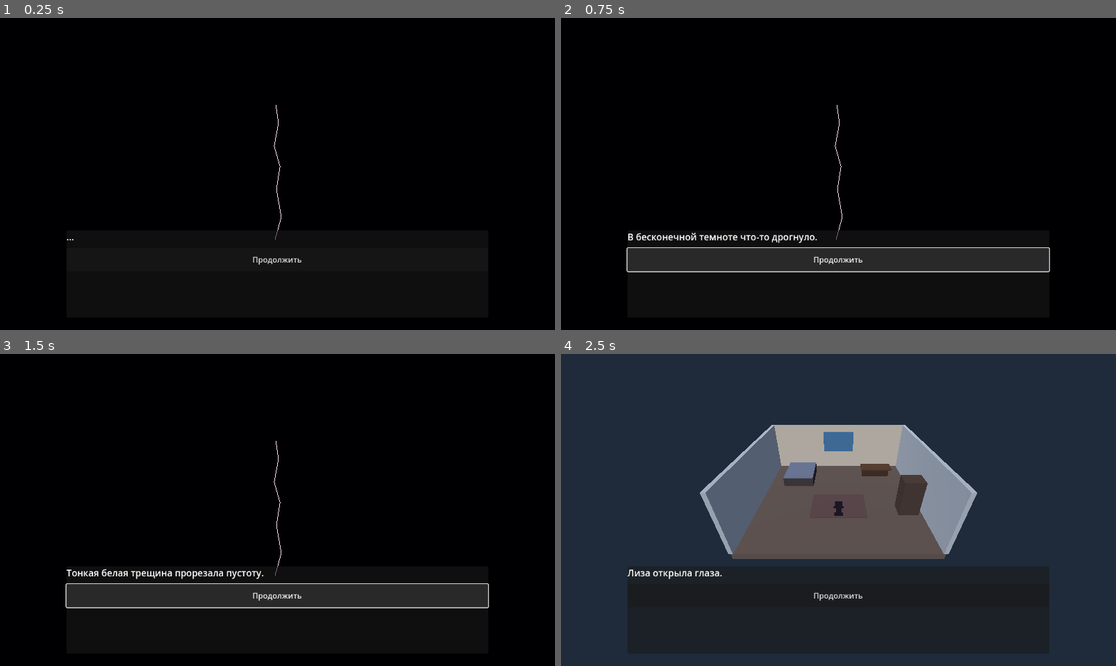
Above: before the commit, frames 1-4 (two rows, left to right).
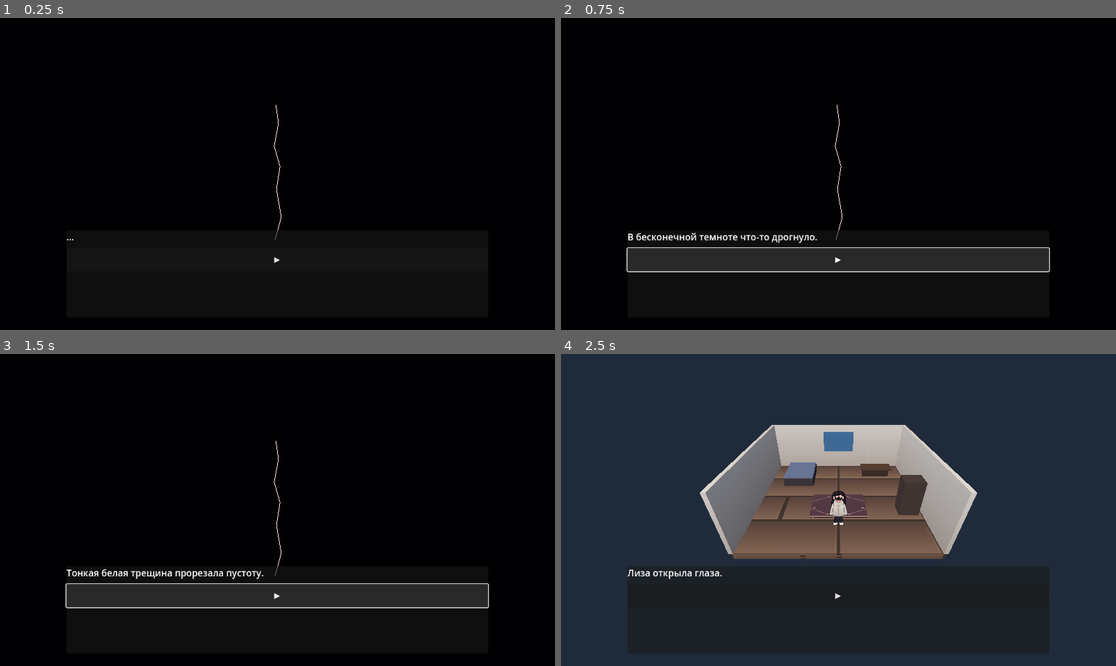
Above: after the commit, the same moments.

Repository: filuiss742-stack/Rift
Game: Godot game, scene res://scenes/main.tscn
Two runs of this game, one before a commit and one after it. Both use one fixed random seed, a clock stepped at 60 frames per second and the inputs below.
Inputs:
- Up to frame 1 (0.25 s): no input
- Up to frame 2 (0.75 s): click "Продолжить" (after the commit: "▶") at 0.5 s
- Up to frame 3 (1.5 s): tap Enter at 1.25 s; hold D (move_right) from 1.28 s (still down); hold E (interact) from 1.28 s (still down)
- Up to frame 4 (2.5 s): tap Space at 1.52, 2, 2.27 s; release D (move_right) at 2.03 s; release E (interact) at 2.03 s; hold S (move_back) from 2.03 s (still down); tap E (interact) at 2.1 s

The runs differ from the first frame. In frame 1, less than 0.1% of the frame differs, in the area x 45-55%, y 76-80%; in frame 2, less than 0.1%; in frame 3, less than 0.1%; in frame 4, 8.2%, in the area x 25-75%, y 22-80%.

Commit message:
Use authored SVG materials, directional character sprites and icon touch controls

Diff:
--- a/scripts/prologue/prologue.gd
+++ b/scripts/prologue/prologue.gd
@@ -15,6 +15,14 @@
 var prompt_label: Label
 var interact_button: Button
 var touch_vector := Vector2.ZERO
+var touch_up := false
+var touch_down := false
+var touch_left := false
+var touch_right := false
+var player_sprite: Sprite3D
+var sprite_front: Texture2D
+var sprite_back: Texture2D
+var sprite_side: Texture2D
 var nearby: Area3D
 var inspected := {}
 var current_phase := "void"
@@ -42,6 +50,7 @@
 	else:
 		player.velocity.y = 0.0
 	player.move_and_slide()
+	_update_player_sprite(direction)
 	_update_nearby()
 
 func _unhandled_input(event: InputEvent) -> void:
@@ -86,7 +95,7 @@
 	column.add_child(story_label)
 	story_button = Button.new()
 	story_button.custom_minimum_size = Vector2(0, 48)
-	story_button.text = "Продолжить"
+	story_button.text = "▶"
 	story_button.pressed.connect(_advance_story)
 	column.add_child(story_button)
 
@@ -100,11 +109,15 @@
 	root.add_child(prompt_label)
 
 	interact_button = Button.new()
-	interact_button.text = "Осмотреть / взаимодействовать"
-	interact_button.anchor_left = 0.62
-	interact_button.anchor_right = 0.97
-	interact_button.anchor_top = 0.84
-	interact_button.anchor_bottom = 0.94
+	interact_button.text = "✦"
+	interact_button.tooltip_text = "Взаимодействовать"
+	interact_button.custom_minimum_size = Vector2(76, 76)
+	interact_button.anchor_left = 0.82
+	interact_button.anchor_right = 0.98
+	interact_button.anchor_top = 0.79
+	interact_button.anchor_bottom = 0.97
+	interact_button.add_theme_font_size_override("font_size", 34)
+	_style_icon_button(interact_button, 38)
 	interact_button.pressed.connect(_interact)
 	root.add_child(interact_button)
 
@@ -118,11 +131,11 @@
 	pad.add_theme_constant_override("v_separation", 5)
 	root.add_child(pad)
 	_add_pad_spacer(pad)
-	_add_pad_button(pad, "↑", Vector2(0, -1))
+	_add_pad_button(pad, "▲", Vector2(0, -1))
 	_add_pad_spacer(pad)
-	_add_pad_button(pad, "←", Vector2(-1, 0))
-	_add_pad_button(pad, "↓", Vector2(0, 1))
-	_add_pad_button(pad, "→", Vector2(1, 0))
+	_add_pad_button(pad, "◀", Vector2(-1, 0))
+	_add_pad_button(pad, "▼", Vector2(0, 1))
+	_add_pad_button(pad, "▶", Vector2(1, 0))
 
 	_set_game_ui(false)
 
@@ -134,13 +147,49 @@
 func _add_pad_button(parent: GridContainer, caption: String, axis: Vector2) -> void:
 	var button := Button.new()
 	button.text = caption
-	button.custom_minimum_size = Vector2(48, 42)
-	button.button_down.connect(func() -> void: touch_vector = axis)
-	button.button_up.connect(func() -> void:
-		if touch_vector == axis:
-			touch_vector = Vector2.ZERO
+	button.tooltip_text = "Движение"
+	button.custom_minimum_size = Vector2(58, 54)
+	button.add_theme_font_size_override("font_size", 27)
+	_style_icon_button(button, 29)
+	button.button_down.connect(_set_touch_direction.bind(axis, true))
+	button.button_up.connect(_set_touch_direction.bind(axis, false))
+	parent.add_child(button)
+
+func _style_icon_button(button: Button, font_size: int) -> void:
+	var normal := StyleBoxFlat.new()
+	normal.bg_color = Color(0.055, 0.075, 0.11, 0.82)
+	normal.border_color = Color(0.72, 0.76, 0.86, 0.62)
+	normal.set_border_width_all(2)
+	normal.set_corner_radius_all(22)
+	normal.shadow_color = Color(0, 0, 0, 0.28)
+	normal.shadow_size = 5
+	button.add_theme_stylebox_override("normal", normal)
+	var pressed := normal.duplicate() as StyleBoxFlat
+	pressed.bg_color = Color(0.34, 0.19, 0.29, 0.94)
+	pressed.border_color = Color(1.0, 0.66, 0.75, 0.95)
+	button.add_theme_stylebox_override("pressed", pressed)
+	var hover := normal.duplicate() as StyleBoxFlat
+	hover.bg_color = Color(0.14, 0.17, 0.24, 0.94)
+	button.add_theme_stylebox_override("hover", hover)
+	button.add_theme_color_override("font_color", Color(0.98, 0.95, 0.93))
+	button.add_theme_color_override("font_pressed_color", Color(1.0, 0.78, 0.82))
+	button.add_theme_font_size_override("font_size", font_size)
+
+func _set_touch_direction(axis: Vector2, pressed: bool) -> void:
+	if axis.y < 0.0:
+		touch_up = pressed
+	elif axis.y > 0.0:
+		touch_down = pressed
+	elif axis.x < 0.0:
+		touch_left = pressed
+	elif axis.x > 0.0:
+		touch_right = pressed
+	touch_vector = Vector2(
+		float(touch_right) - float(touch_left),
+		float(touch_down) - float(touch_up)
 	)
-	parent.add_child(button)
+	if touch_vector.length() > 1.0:
+		touch_vector = touch_vector.normalized()
 
 func _set_game_ui(enabled: bool) -> void:
 	story_panel.visible = not enabled
@@ -237,17 +286,17 @@
 	sun.light_energy = 1.0
 	add_child(sun)
 
-	_box("Floor", Vector3(0, -0.2, 0), Vector3(12, 0.4, 12), Color(0.34, 0.29, 0.27), true)
-	_box("Back wall", Vector3(0, 2.0, -6), Vector3(12, 4, 0.25), Color(0.72, 0.68, 0.62), true)
-	_box("Left wall", Vector3(-6, 2.0, 0), Vector3(0.25, 4, 12), Color(0.62, 0.65, 0.68), true)
-	_box("Right wall", Vector3(6, 2.0, 0), Vector3(0.25, 4, 12), Color(0.62, 0.65, 0.68), true)
+	_box("Floor", Vector3(0, -0.2, 0), Vector3(12, 0.4, 12), Color.WHITE, true, "res://assets/textures/wood_floor.svg")
+	_box("Back wall", Vector3(0, 2.0, -6), Vector3(12, 4, 0.25), Color.WHITE, true, "res://assets/textures/wallpaper.svg")
+	_box("Left wall", Vector3(-6, 2.0, 0), Vector3(0.25, 4, 12), Color.WHITE, true, "res://assets/textures/wallpaper.svg")
+	_box("Right wall", Vector3(6, 2.0, 0), Vector3(0.25, 4, 12), Color.WHITE, true, "res://assets/textures/wallpaper.svg")
 	_box("Window glow", Vector3(0, 2.5, -5.82), Vector3(2.8, 1.8, 0.04), Color(0.24, 0.42, 0.58), false)
 	_box("Bed base", Vector3(-3.4, 0.35, -3.3), Vector3(2.5, 0.7, 3.2), Color(0.22, 0.19, 0.2), true)
 	_box("Bed blanket", Vector3(-3.4, 0.76, -3.3), Vector3(2.45, 0.12, 3.1), Color(0.38, 0.42, 0.52), false)
 	_box("Desk", Vector3(3.4, 0.85, -3.7), Vector3(2.7, 0.15, 1.2), Color(0.30, 0.20, 0.14), true)
 	_box("Desk legs", Vector3(3.4, 0.4, -3.7), Vector3(2.45, 0.8, 0.12), Color(0.22, 0.15, 0.11), true)
 	_box("Wardrobe", Vector3(4.9, 1.25, 1.8), Vector3(1.4, 2.5, 1.2), Color(0.25, 0.19, 0.17), true)
-	_box("Rug", Vector3(0, 0.015, 1.2), Vector3(4.0, 0.03, 3.0), Color(0.32, 0.24, 0.25), false)
+	_box("Rug", Vector3(0, 0.015, 1.2), Vector3(4.0, 0.03, 3.0), Color.WHITE, false, "res://assets/textures/rug.svg")
 
 	_add_interactable("Phone", "Телефон", Vector3(3.2, 1.12, -3.7), "На экране несколько обычных уведомлений. Ничего необычного. Мир продолжает жить своей жизнью.", "phone")
 	_add_interactable("Mirror", "Зеркало", Vector3(5.2, 1.4, -0.3), "В отражении — уставшая девушка. На мгновение кажется, что отражение моргнуло чуть позже. Наверное, показалось.", "mirror")
@@ -267,11 +316,16 @@
 	collision.position.y = 0.78
 	player.add_child(collision)
 	var sprite := Sprite3D.new()
-	sprite.name = "TEMP_REPLACE_WITH_APPROVED_2D_SPRITES"
-	sprite.texture = _make_placeholder_texture()
-	sprite.pixel_size = 0.018
-	sprite.billboard = BaseMaterial3D.BILLBOARD_DISABLED
-	sprite.position.y = 0.95
+	sprite.name = "LisaDirectional2DSprite"
+	sprite_front = load("res://assets/sprites/lisa_idle_front.svg") as Texture2D
+	sprite_back = load("res://assets/sprites/lisa_idle_back.svg") as Texture2D
+	sprite_side = load("res://assets/sprites/lisa_idle_side.svg") as Texture2D
+	sprite.texture = sprite_front
+	sprite.pixel_size = 0.0062
+	sprite.billboard = BaseMaterial3D.BILLBOARD_ENABLED
+	sprite.alpha_cut = SpriteBase3D.ALPHA_CUT_DISCARD
+	sprite.position.y = 1.05
+	player_sprite = sprite
 	player.add_child(sprite)
 	add_child(player)
 	var camera_node := Camera3D.new()
@@ -281,21 +335,20 @@
 	player.add_child(camera_node)
 	camera = camera_node
 
-func _make_placeholder_texture() -> Texture2D:
-	var image := Image.create(48, 80, false, Image.FORMAT_RGBA8)
-	image.fill(Color(0, 0, 0, 0))
-	for y in range(8, 78):
-		for x in range(5, 44):
-			var dx := float(x - 24)
-			var inside_head := y < 29 and dx * dx + pow(float(y - 18), 2.0) < 105.0
-			var inside_body := y >= 28 and y < 70 and absf(dx) < (10.0 if y < 56 else 16.0)
-			var inside_hair := y < 37 and absf(dx) < (13.0 if y < 28 else 18.0)
-			if inside_head or inside_body or inside_hair:
-				image.set_pixel(x, y, Color(0.12, 0.10, 0.15, 1))
-	var texture := ImageTexture.create_from_image(image)
-	return texture
-
-func _box(label: String, at: Vector3, size: Vector3, color: Color, solid: bool) -> void:
+func _update_player_sprite(direction: Vector3) -> void:
+	if player_sprite == null or direction.length_squared() < 0.02:
+		return
+	if absf(direction.x) > absf(direction.z):
+		player_sprite.texture = sprite_side
+		player_sprite.flip_h = direction.x < 0.0
+	elif direction.z < 0.0:
+		player_sprite.texture = sprite_back
+		player_sprite.flip_h = false
+	else:
+		player_sprite.texture = sprite_front
+		player_sprite.flip_h = false
+
+func _box(label: String, at: Vector3, size: Vector3, color: Color, solid: bool, texture_path: String = "") -> void:
 	var mesh_node := MeshInstance3D.new()
 	mesh_node.name = label
 	var mesh := BoxMesh.new()
@@ -303,6 +356,9 @@
 	var material := StandardMaterial3D.new()
 	material.albedo_color = color
 	material.roughness = 0.9
+	if not texture_path.is_empty() and ResourceLoader.exists(texture_path):
+		material.albedo_texture = load(texture_path) as Texture2D
+		material.uv1_scale = Vector3(2.0, 2.0, 1.0)
 	mesh.material = material
 	mesh_node.mesh = mesh
 	mesh_node.position = at
@@ -405,11 +461,11 @@
 	moon.light_color = Color(0.52, 0.62, 0.88)
 	moon.light_energy = 0.45
 	add_child(moon)
-	_box("Ashen ground", Vector3(0, -0.2, 0), Vector3(34, 0.4, 34), Color(0.19, 0.20, 0.22), true)
+	_box("Ashen ground", Vector3(0, -0.2, 0), Vector3(34, 0.4, 34), Color.WHITE, true, "res://assets/textures/ashen_ground.svg")
 	for i in range(7):
 		var x := -10.0 + float(i) * 3.2
-		_box("Broken ruin %d" % i, Vector3(x, 1.3 + float(i % 2) * 0.4, -7.5), Vector3(1.0, 2.6 + float(i % 2), 1.0), Color(0.28, 0.29, 0.31), true)
-	_box("Fallen pillar", Vector3(5, 0.35, -1), Vector3(5, 0.55, 0.8), Color(0.30, 0.30, 0.32), true)
+		_box("Broken ruin %d" % i, Vector3(x, 1.3 + float(i % 2) * 0.4, -7.5), Vector3(1.0, 2.6 + float(i % 2), 1.0), Color.WHITE, true, "res://assets/textures/stone_ruins.svg")
+	_box("Fallen pillar", Vector3(5, 0.35, -1), Vector3(5, 0.55, 0.8), Color.WHITE, true, "res://assets/textures/stone_ruins.svg")
 	var rift_light := OmniLight3D.new()
 	rift_light.position = Vector3(-5, 2, -5)
 	rift_light.light_color = Color(0.75, 0.08, 0.16)
@@ -437,7 +493,7 @@
 	dialogue_action = after
 	story_panel.visible = true
 	story_button.visible = true
-	story_button.text = "Продолжить"
+	story_button.text = "▶"
 	story_label.text = dialogue_lines[0] if not dialogue_lines.is_empty() else ""
 	controls_enabled = false
 	interact_button.visible = false
